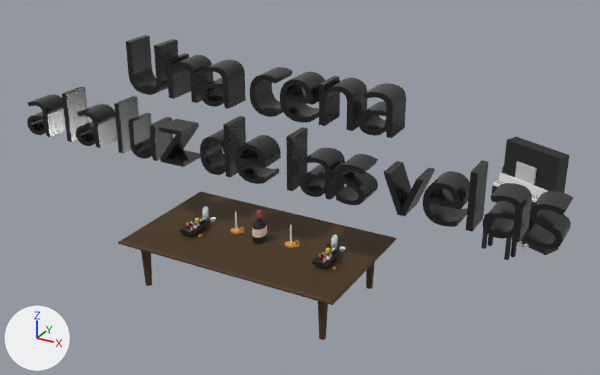
An edit to the glTF model scan_no_event/models/coupon_3/coupon_3.gltf, drawn before and after from the same camera.
The view is the same before and after, from a 50 mm camera at (3.65, -6.57, 4.45) aimed at (-0.23, 0.48, 0.92). The axes (+X, +Y, +Z) are drawn at lower left. The lights are the same throughout. Where no turn or scale is listed for an object, it has been applied to the vertices.
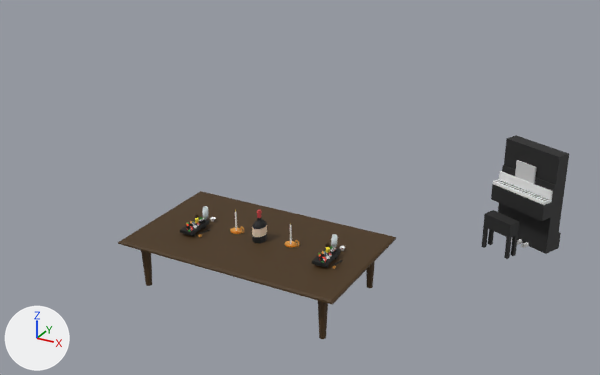
The newer file is also turned or shifted as a whole; pictures and numbers use the older file's frame.

Changed parts and their boxes (x1, y1, x2, y2) in the pictures (600 x 375 px):
'a poteto made a piano', moved, turned, rescaled
    before: (481, 137, 569, 260)
    after: (481, 135, 569, 259)
'3D Text - a.003', deleted (black)
    before: (483, 183, 532, 242)
'3D Text - U', deleted (black)
    before: (126, 35, 178, 95)
'3D Text - e.001', deleted (black)
    before: (423, 171, 470, 227)
'3D Text - s.001', deleted (black)
    before: (526, 191, 574, 249)
'3D Text - a.005', deleted (black)
    before: (358, 83, 406, 138)
'3D Text - n.001', deleted (black)
    before: (319, 76, 367, 131)
'3D Text - d', deleted (black)
    before: (200, 116, 246, 177)
'3D Text - e', deleted (black)
    before: (235, 135, 281, 184)
'3D Text - n', deleted (black)
    before: (166, 53, 213, 103)
'3D Text - e.002', deleted (black)
    before: (280, 72, 325, 123)
'3D Text - a.004', deleted (black)
    before: (200, 60, 246, 109)
'3D Text - a.002', deleted (black)
    before: (300, 148, 345, 200)
'3D Text - s', deleted (black)
    before: (336, 154, 378, 205)
'3D Text - u', deleted
    before: (128, 113, 173, 161)
'3D Text - v', deleted (black)
    before: (383, 161, 435, 216)
'3D Text - a.001', deleted
    before: (76, 104, 118, 148)
'3D Text - c', deleted (black)
    before: (250, 67, 293, 117)
'3D Text - z', deleted (black)
    before: (159, 119, 200, 167)
'3D Text - a', deleted
    before: (27, 94, 66, 137)
'3D Text - l.002', deleted (black)
    before: (286, 127, 308, 191)
'3D Text - l.003', deleted (black)
    before: (466, 160, 489, 232)
'3D Text - l', deleted
    before: (62, 87, 89, 142)
'3D Text - l.001', deleted
    before: (114, 96, 139, 153)

The change, as a diff of the scene's bpy script:
```diff
--- a/scan_no_event/models/coupon_3/coupon_3.gltf.py
+++ b/scan_no_event/models/coupon_3/coupon_3.gltf.py
@@ ob_3d_text___a @@
-ob_3d_text___a = bpy.data.objects.new('3D Text - a', me_mesh_0)
@@ ob_3d_text___l @@
-ob_3d_text___l = bpy.data.objects.new('3D Text - l', me_mesh_1)
@@ ob_3d_text___a_001 @@
-ob_3d_text___a_001 = bpy.data.objects.new('3D Text - a.001', me_mesh_2)
@@ ob_3d_text___l_001 @@
-ob_3d_text___l_001 = bpy.data.objects.new('3D Text - l.001', me_mesh_3)
@@ ob_3d_text___u @@
-ob_3d_text___u = bpy.data.objects.new('3D Text - u', me_mesh_4)
@@ ob_3d_text___z @@
-ob_3d_text___z = bpy.data.objects.new('3D Text - z', me_mesh_5)
@@ ob_3d_text___d @@
-ob_3d_text___d = bpy.data.objects.new('3D Text - d', me_mesh_6)
@@ ob_3d_text___e @@
-ob_3d_text___e = bpy.data.objects.new('3D Text - e', me_mesh_7)
@@ ob_3d_text___l_002 @@
-ob_3d_text___l_002 = bpy.data.objects.new('3D Text - l.002', me_mesh_8)
@@ ob_3d_text___a_002 @@
-ob_3d_text___a_002 = bpy.data.objects.new('3D Text - a.002', me_mesh_9)
@@ ob_3d_text___s @@
-ob_3d_text___s = bpy.data.objects.new('3D Text - s', me_mesh_10)
@@ ob_3d_text___v @@
-ob_3d_text___v = bpy.data.objects.new('3D Text - v', me_mesh_11)
@@ ob_3d_text___e_001 @@
-ob_3d_text___e_001 = bpy.data.objects.new('3D Text - e.001', me_mesh_12)
@@ ob_3d_text___l_003 @@
-ob_3d_text___l_003 = bpy.data.objects.new('3D Text - l.003', me_mesh_13)
@@ ob_3d_text___a_003 @@
-ob_3d_text___a_003 = bpy.data.objects.new('3D Text - a.003', me_mesh_14)
@@ ob_3d_text___s_001 @@
-ob_3d_text___s_001 = bpy.data.objects.new('3D Text - s.001', me_mesh_15)
@@ ob_3d_text___u_1 @@
-ob_3d_text___u_1 = bpy.data.objects.new('3D Text - U', me_mesh_16)
@@ ob_3d_text___n @@
-ob_3d_text___n = bpy.data.objects.new('3D Text - n', me_mesh_17)
@@ ob_3d_text___a_004 @@
-ob_3d_text___a_004 = bpy.data.objects.new('3D Text - a.004', me_mesh_18)
@@ ob_3d_text___c @@
-ob_3d_text___c = bpy.data.objects.new('3D Text - c', me_mesh_19)
@@ ob_3d_text___e_002 @@
-ob_3d_text___e_002 = bpy.data.objects.new('3D Text - e.002', me_mesh_20)
@@ ob_3d_text___n_001 @@
-ob_3d_text___n_001 = bpy.data.objects.new('3D Text - n.001', me_mesh_21)
@@ ob_3d_text___a_005 @@
-ob_3d_text___a_005 = bpy.data.objects.new('3D Text - a.005', me_mesh_22)
@@ ob_a_poteto_made_a_piano @@
 ob_a_poteto_made_a_piano = bpy.data.objects.new('a poteto made a piano', me_mesh_67)
-ob_a_poteto_made_a_piano.location = (1.755, 1.86, 0.096)
-ob_a_poteto_made_a_piano.rotation_euler = (-1.571, 0.0, -1.994)  # degrees (-90, 0, -114)
-ob_a_poteto_made_a_piano.scale = (0.0205, 0.0316, 0.0181)
+ob_a_poteto_made_a_piano.location = (1.755, 1.861, 0.112)
+ob_a_poteto_made_a_piano.rotation_euler = (-1.57, 0.0038, -1.994)  # degrees (-90, 0.2, -114)
+ob_a_poteto_made_a_piano.scale = (0.0204, 0.0315, 0.0181)
```
